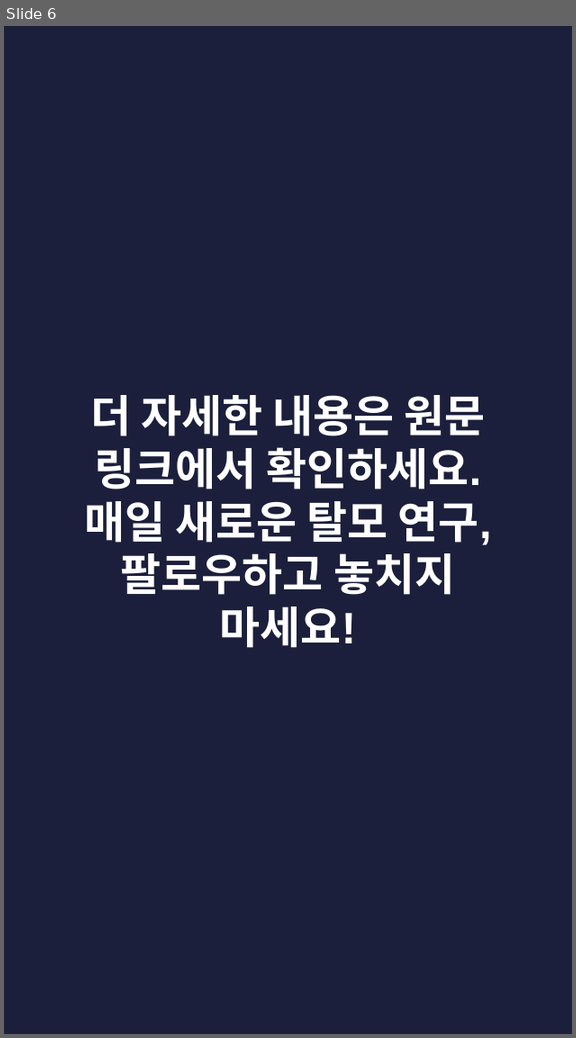
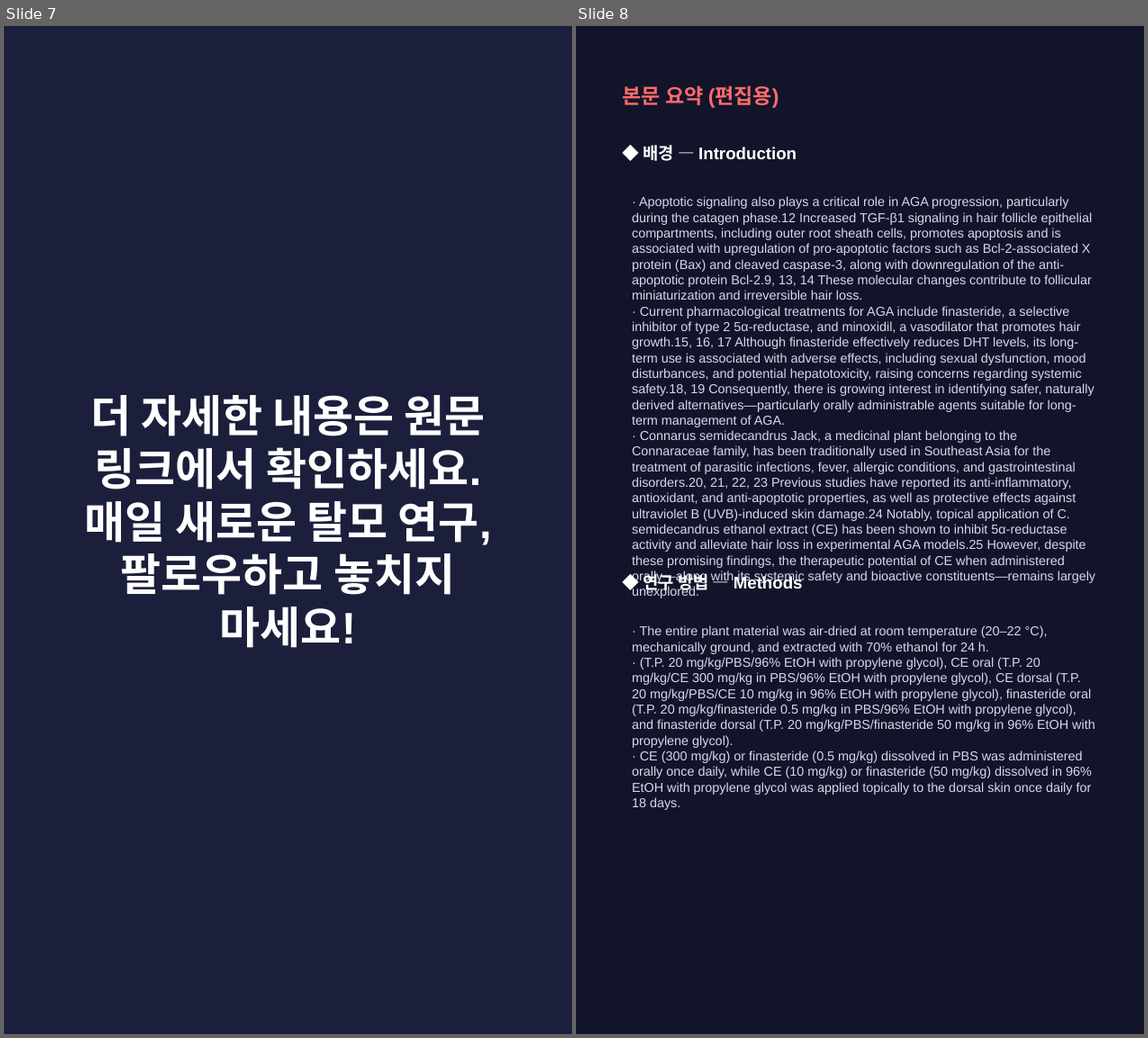
Before and after one commit to hyokang2010-BJ-ANTH/product-builder-test, a slide deck: pwa/data/latest/slides.pptx. Shown side by side, each under a label of ours: slide 6 before the commit, slides 7 and 8 after it. The pictures are 576x1038 and 1148x1038 pixels, drawn with LibreOffice and Linux fonts; fonts in the diff are those of the drawing. Boxes give left, top, right and bottom in pixels: in the first picture for what was removed or moved away, otherwise in the second. Text is boxed around its words. In the diff, an @@ line names an element or a change of style, - is before the commit and + after.

```diff
--- a/pwa/data/latest/slides.pptx
+++ b/pwa/data/latest/slides.pptx
@@ slide 8 added at [576,26,1144,1034], background #12142A @@
@@ text added at [623,85,779,108], 16 pt, text #FF6B6B, bold @@
+본문 요약 (편집용)
@@ text added at [644,145,796,161], 13 pt, text #FFFFFF, bold @@
+◆ 배경 — Introduction
@@ text added at [632,196,1094,552], 10 pt, text #D5D8EA @@
+· Apoptotic signaling also plays a critical role in AGA progression, particularly during the catagen phase.12 Increased TGF-β1 signaling in hair follicle epithelial compartments, including outer root sheath cells, promotes apoptosis and is associated with upregulation of pro-apoptotic factors such as Bcl-2-associated X protein (Bax) and cleaved caspase-3, along with downregulation of the anti-apoptotic protein Bcl-2.9, 13, 14 These molecular changes contribute to follicular miniaturization and irreversible hair loss.
+· Current pharmacological treatments for AGA include finasteride, a selective inhibitor of type 2 5α-reductase, and minoxidil, a vasodilator that promotes hair growth.15, 16, 17 Although finasteride effectively reduces DHT levels, its long-term use is associated with adverse effects, including sexual dysfunction, mood disturbances, and potential hepatotoxicity, raising concerns regarding systemic safety.18, 19 Consequently, there is growing interest in identifying safer, naturally derived alternatives—particularly orally administrable agents suitable for long-term management of AGA.
+· Connarus semidecandrus Jack, a medicinal plant belonging to the Connaraceae family, has been traditionally used in Southeast Asia for the treatment of parasitic infections, fever, allergic conditions, and gastrointestinal disorders.20, 21, 22, 23 Previous studies have reported its anti-inflammatory, antioxidant, and anti-apoptotic properties, as well as protective effects against ultraviolet B (UVB)-induced skin damage.24 Notably, topical application of C. semidecandrus ethanol extract (CE) has been shown to inhibit 5α-reductase activity and alleviate hair loss in experimental AGA models.25 However, despite these promising findings, the therapeutic potential of CE when administered orally—along with its systemic safety and bioactive constituents—remains largely unexplored.
@@ text added at [644,571,803,594], 13 pt, text #FFFFFF, bold @@
+◆ 연구 방법 — Methods
@@ text added at [632,625,1095,810], 10 pt, text #D5D8EA @@
+· The entire plant material was air-dried at room temperature (20–22 °C), mechanically ground, and extracted with 70% ethanol for 24 h.
+· (T.P. 20 mg/kg/PBS/96% EtOH with propylene glycol), CE oral (T.P. 20 mg/kg/CE 300 mg/kg in PBS/96% EtOH with propylene glycol), CE dorsal (T.P. 20 mg/kg/PBS/CE 10 mg/kg in 96% EtOH with propylene glycol), finasteride oral (T.P. 20 mg/kg/finasteride 0.5 mg/kg in PBS/96% EtOH with propylene glycol), and finasteride dorsal (T.P. 20 mg/kg/PBS/finasteride 50 mg/kg in 96% EtOH with propylene glycol).
+· CE (300 mg/kg) or finasteride (0.5 mg/kg) dissolved in PBS was administered orally once daily, while CE (10 mg/kg) or finasteride (50 mg/kg) dissolved in 96% EtOH with propylene glycol was applied topically to the dorsal skin once daily for 18 days.
@@ what was slide 6 is now slide 7 @@
```
Also in this commit, not shown: 2 slides changed, 6 other slides added, 5 slides removed, 28 other files.
